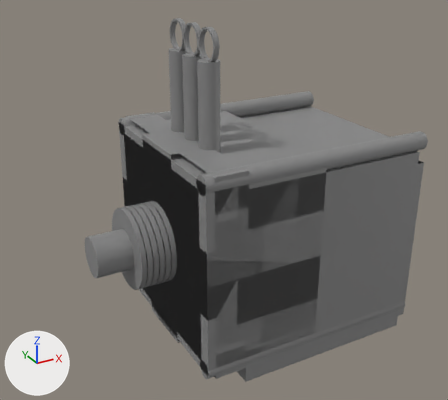
The FBX model DAQRI Headset Repair Project/Assets/Assets/Parts Models/potentiometer.fbx as it was, and as the next commit left it.
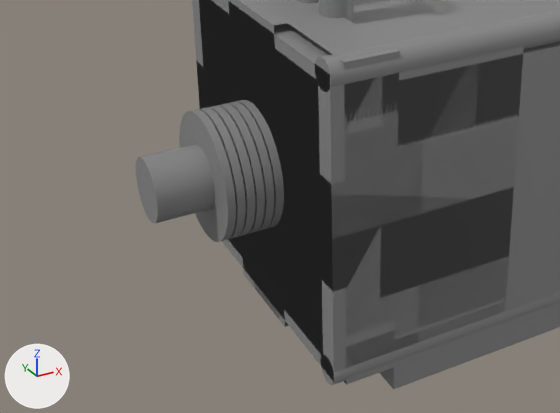
There are two pictures of each version: one whole from a camera (50 mm lens) standing at (-0.0174, -0.0254, 0.0141) and looking at (-0.0037, -0.0005, 0.0017), one close up on the part from 0% to 78% of the width and 35% to 99% of the height. The axes (+X, +Y, +Z) are drawn at lower left. The lights are the same throughout. Where no turn or scale is listed for an object, it has been applied to the vertices.

Objects in the first close-up: 'pCube1', 'pCube5', 'pCube6', 'pCylinder1', 'pCylinder2', 'pCylinder3', 'pPipe1', 'pPipe2', 'pPipe3', 'pPipe4', 'pPipe5', 'pPipe6'.
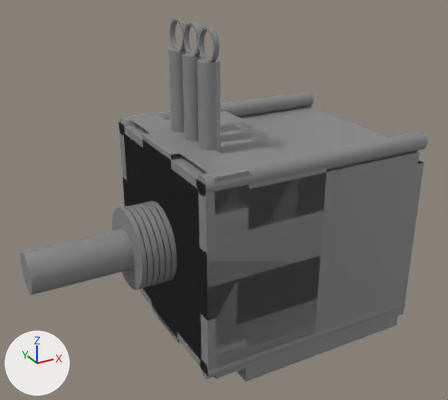
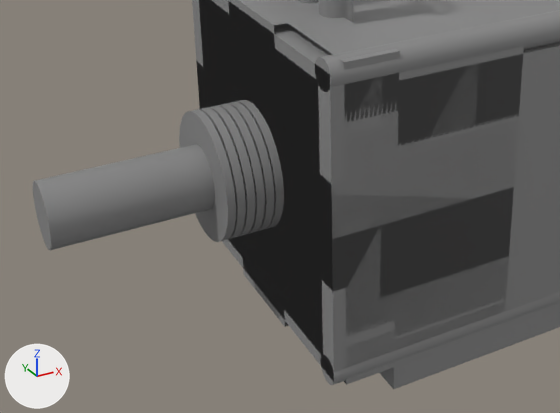
Commit message: Lengthened Potentiometer's threaded portion

Location of each change, [x1, y1, x2, y2] in pixels of the close-ups (560 x 413 px):
'pCylinder1', rescaled
    before: [136, 144, 215, 223]
    after: [33, 144, 215, 250]

The change in detail:
Object 'pCylinder1' (ob_pcylinder1) is rescaled from (0.001, 0.003, 0.001) to (0.001, 0.006, 0.001).
